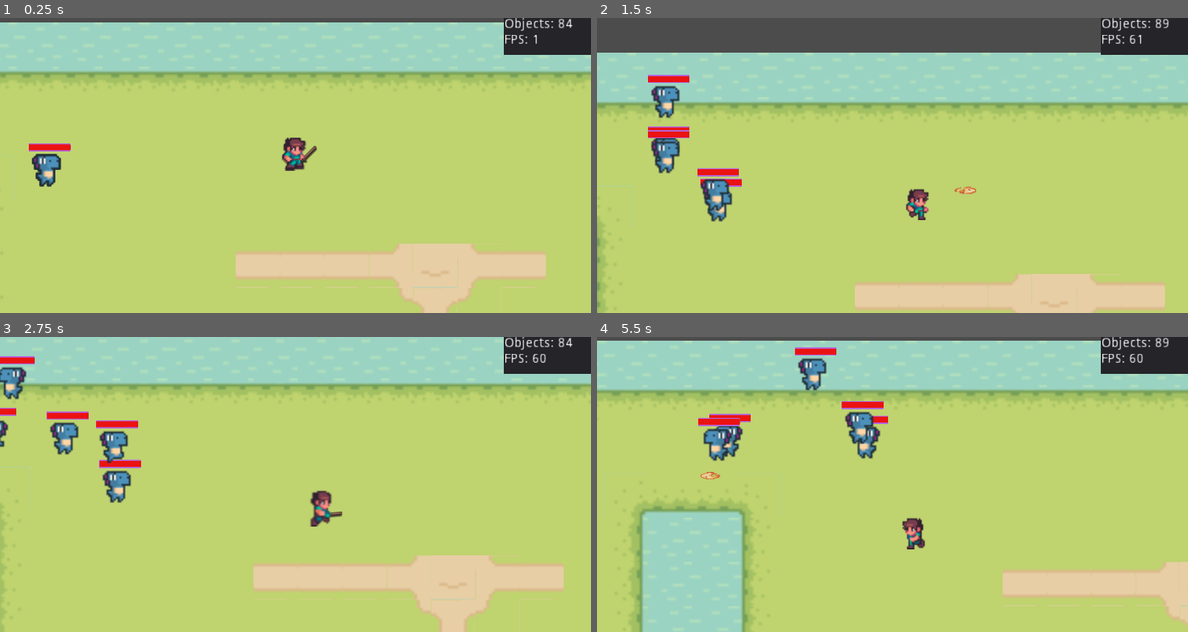
Above: before the commit, frames 1-4 (two rows, left to right).
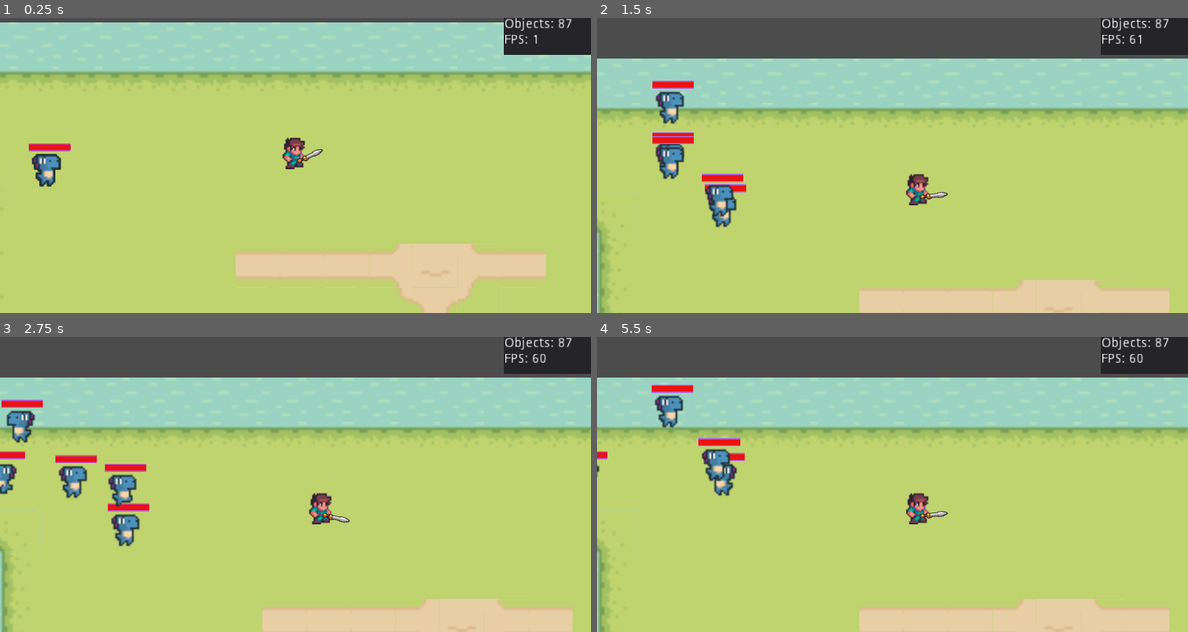
Above: after the commit, the same moments.

Repository: StoneAgeAdventure/StoneAgeAdventure
Game: Godot game, scene res://main/Main.tscn
The game is run twice, just before and just after one commit, with the same random seed, the same clock (stepped at 60 frames per second) and the same inputs.
Inputs (mouse positions are in pixels of both pictures, inside the frame that each line leads up to):
- Up to frame 1 (0.25 s): no input
- Up to frame 2 (1.5 s): move the mouse to (1022, 150) at 0.52 s; hold Right (move_right) 0.53-1.28 s; hold Space (attack) 0.53-1.28 s; tap H (shoot) at 0.8, 1.35 s; move the mouse to (774, 180) at 1.27 s; hold Down (move_down) from 1.28 s (still down)
- Up to frame 3 (2.75 s): tap Space (attack) at 1.55 s; move the mouse to (354, 419) at 2.02 s; release Down (move_down) at 2.03 s; hold Right (move_right) from 2.03 s (still down); hold Space (attack) from 2.03 s (still down); tap H (shoot) at 2.3 s
- Up to frame 4 (5.5 s): move the mouse to (862, 543) at 2.77 s; release Right (move_right) at 2.78 s; release Space (attack) at 2.78 s; hold Up (move_up) 2.78-3.53 s; click (862, 543) at 2.85 s; tap Space (attack) at 3.05, 4.35 s; move the mouse to (1069, 528) at 3.52 s; hold H (shoot) 3.53-4.28 s; hold Left (move_left) 3.53-5.03 s; move the mouse to (715, 440) at 4.27 s; move the mouse to (922, 484) at 5.02 s; hold Down (move_down) from 5.03 s (still down); hold H (shoot) from 5.03 s (still down)

The runs differ from the first frame. In frame 1, 0.2% of the frame differs, in the area x 47-97%, y 0-52%; in frame 2, 12%; in frame 3, 43%; in frame 4, 46%, in the area x 0-100%, y 0-100%.

Commit message:
add weapon om character

Diff:
--- a/characters/Player1/Player.gd
+++ b/characters/Player1/Player.gd
@@ -11,74 +11,78 @@
 var pressed: bool
 var shoot_time :float
 func _ready():
-	assert(sprite and animation_player)
-	set_speed(75.0)
-	pressed = false
+	#assert(sprite and animation_player)
+	#set_speed(75.0)
+	#pressed = false
+	animation_player.play("attack2")
 
-func _process(_delta):
-	if get_state() == State.ATTACK:
-		return
-	var shoot = Input.is_action_pressed("shoot")
-	pressed = false
-	if Input.is_action_pressed("move_left"):
-		sprite.flip_h = true
-		sprite2.flip_h = true
-		move(Vector2(-get_speed(), 0))
-		pressed = true
-	elif Input.is_action_pressed("move_right"):
-		sprite.flip_h = false
-		sprite2.flip_h = false
-		move(Vector2(get_speed(), 0))
-		pressed = true
-	if Input.is_action_pressed("move_up"):
-		move(Vector2(0, -get_speed()))
-		pressed = true
-	elif Input.is_action_pressed("move_down"):
-		move(Vector2(0, get_speed()))
-		pressed = true
-	if Input.is_action_pressed("attack") and get_state() != State.ATTACK:
-		set_state(State.ATTACK)
-		pressed = true
-	elif shoot and not shooting:
-			call_deferred("_shoot_bullet")
-	shooting = shoot
-	if not pressed:
-		set_state(State.IDLE)
 
-	match get_state():
-		State.IDLE:
-			animation_player.stop(true)
-			sprite.frame = 0
-		State.MOVE:
-			sprite.visible = true
-			sprite2.visible = false
-			if not animation_player.is_playing():
-				animation_player.play("move")
-		State.ATTACK:
-			sprite2.visible = true
-			sprite.visible = false
-			animation_player.play("attack")
-			timer.start()
+#func _process(_delta):
+#	if get_state() == State.ATTACK:
+#		return
+#	var shoot = Input.is_action_pressed("shoot")
+#	pressed = false
+#	if Input.is_action_pressed("move_left"):
+#		sprite.flip_h = true
+#		sprite2.flip_h = true
+#		move(Vector2(-get_speed(), 0))
+#		pressed = true
+#	elif Input.is_action_pressed("move_right"):
+#		sprite.flip_h = false
+#		sprite2.flip_h = false
+#		move(Vector2(get_speed(), 0))
+#		pressed = true
+#	if Input.is_action_pressed("move_up"):
+#		move(Vector2(0, -get_speed()))
+#		pressed = true
+#	elif Input.is_action_pressed("move_down"):
+#		move(Vector2(0, get_speed()))
+#		pressed = true
+#	if Input.is_action_pressed("attack") and get_state() != State.ATTACK:
+#		set_state(State.ATTACK)
+#		pressed = true
+#	elif shoot and not shooting:
+#			call_deferred("_shoot_bullet")
+#	shooting = shoot
+#	if not pressed:
+#		set_state(State.IDLE)
+#
+#	match get_state():
+#		State.IDLE:
+#			animation_player.stop(true)
+#			sprite.frame = 0
+#		State.MOVE:
+#			sprite.visible = true
+#			sprite2.visible = false
+#			if not animation_player.is_playing():
+#				animation_player.play("move")
+#		State.ATTACK:
+#			sprite2.visible = true
+#			sprite.visible = false
+#			animation_player.play("attack")
+#			timer.start()
+#
+#func _on_Timer_timeout():
+#	set_state(State.IDLE)
+#
+#func _on_Area2D_body_entered(body):#
+#	if body is Dino:
+#		print("hit by Dino")
+#
+#func _shoot_bullet():
+#	shoot_time = 0
+#	var bi = Bullet.instance()
+#	var ss
+#	if sprite.flip_h == true:
+#		(bi as Bullet).scale.x = -1
+#		ss = -1
+#	else:
+#		ss = 1
+#	bi.get_node("Sprite/AnimationPlayer").play("shoot")
+#	var pos = position + bullet_shoot.position * Vector2(ss, 1.0)
+#	bi.position = pos
+#	get_parent().add_child(bi)
+#	bi.linear_velocity = Vector2(200*ss,1)
+#	add_collision_exception_with(bi)
 
-func _on_Timer_timeout():
-	set_state(State.IDLE)
-
-func _on_Area2D_body_entered(body):#
-	if body is Dino:
-		print("hit by Dino")
-
-func _shoot_bullet():
-	shoot_time = 0
-	var bi = Bullet.instance()
-	var ss
-	if sprite.flip_h == true:
-		(bi as Bullet).scale.x = -1
-		ss = -1
-	else:
-		ss = 1
-	bi.get_node("Sprite/AnimationPlayer").play("shoot")
-	var pos = position + bullet_shoot.position * Vector2(ss, 1.0)
-	bi.position = pos
-	get_parent().add_child(bi)
-	bi.linear_velocity = Vector2(200*ss,1)
-	add_collision_exception_with(bi)
+#func set_weapon(weapon : int):
--- a/characters/Player1/Player1.tscn
+++ b/characters/Player1/Player1.tscn
@@ -1,8 +1,9 @@
-[gd_scene load_steps=9 format=2]
+[gd_scene load_steps=11 format=2]
 
 [ext_resource path="res://pictures/character/gabe-idle-run.png" type="Texture" id=1]
 [ext_resource path="res://characters/Player1/Player.gd" type="Script" id=2]
 [ext_resource path="res://pictures/character/player-attack4.0.png" type="Texture" id=3]
+[ext_resource path="res://weapon/Weapon.tscn" type="PackedScene" id=4]
 
 [sub_resource type="CapsuleShape2D" id=5]
 radius = 2.0
@@ -10,6 +11,7 @@
 
 [sub_resource type="Animation" id=1]
 length = 0.001
+loop = true
 tracks/0/type = "value"
 tracks/0/path = NodePath(".:frame")
 tracks/0/interp = 1
@@ -46,6 +48,18 @@
 "update": 0,
 "values": [ Vector2( 0, 0 ) ]
 }
+tracks/3/type = "value"
+tracks/3/path = NodePath("../Weapon:rotation_degrees")
+tracks/3/interp = 1
+tracks/3/loop_wrap = true
+tracks/3/imported = false
+tracks/3/enabled = true
+tracks/3/keys = {
+"times": PoolRealArray( 0 ),
+"transitions": PoolRealArray( 1 ),
+"update": 0,
+"values": [ 0.0 ]
+}
 
 [sub_resource type="Animation" id=4]
 resource_name = "attack"
@@ -61,6 +75,34 @@
 "transitions": PoolRealArray( 1, 1, 1, 1, 1, 1 ),
 "update": 1,
 "values": [ 0, 0, 1, 2, 4, 0 ]
+}
+
+[sub_resource type="Animation" id=7]
+resource_name = "attack2"
+loop = true
+tracks/0/type = "value"
+tracks/0/path = NodePath(".:frame")
+tracks/0/interp = 1
+tracks/0/loop_wrap = true
+tracks/0/imported = false
+tracks/0/enabled = true
+tracks/0/keys = {
+"times": PoolRealArray( 0, 0.3, 0.4, 0.5, 0.6 ),
+"transitions": PoolRealArray( 1, 1, 1, 1, 1 ),
+"update": 1,
+"values": [ 0, 0, 0, 0, 0 ]
+}
+tracks/1/type = "value"
+tracks/1/path = NodePath("../Weapon:rotation_degrees")
+tracks/1/interp = 1
+tracks/1/loop_wrap = true
+tracks/1/imported = false
+tracks/1/enabled = true
+tracks/1/keys = {
+"times": PoolRealArray( 0, 0.9 ),
+"transitions": PoolRealArray( 1, 1 ),
+"update": 0,
+"values": [ 0.0, 70.0 ]
 }
 
 [sub_resource type="Animation" id=2]
@@ -94,6 +136,7 @@
 shape = SubResource( 5 )
 
 [node name="Sprite2" type="Sprite" parent="."]
+visible = false
 position = Vector2( 14, 11 )
 scale = Vector2( 0.42, 0.42 )
 texture = ExtResource( 3 )
@@ -102,7 +145,7 @@
 [node name="Sprite" type="Sprite" parent="."]
 position = Vector2( 11, 10 )
 scale = Vector2( 0.8, 0.8 )
-z_index = 4000
+z_index = 1
 texture = ExtResource( 1 )
 hframes = 7
 __meta__ = {
@@ -112,6 +155,7 @@
 [node name="AnimationPlayer" type="AnimationPlayer" parent="Sprite"]
 anims/RESET = SubResource( 1 )
 anims/attack = SubResource( 4 )
+anims/attack2 = SubResource( 7 )
 anims/move = SubResource( 2 )
 
 [node name="Timer" type="Timer" parent="."]
@@ -126,5 +170,10 @@
 [node name="BulletShoot" type="Position2D" parent="."]
 position = Vector2( 17, 12 )
 
+[node name="Weapon" parent="." instance=ExtResource( 4 )]
+position = Vector2( 15, 14 )
+z_index = 2
+weapon_num = 4
+
 [connection signal="timeout" from="Timer" to="." method="_on_Timer_timeout"]
 [connection signal="body_entered" from="Area2D" to="." method="_on_Area2D_body_entered"]
--- a/class/character.gd
+++ b/class/character.gd
@@ -3,11 +3,14 @@
 class_name Character
 
 enum State {IDLE, MOVE, ATTACK, DAMAGED, DEATH}
+enum Weapon {BARE_HAND,KNIFE,SWORD1,SWORD2}
 onready var _hp := 100
 onready var _sp := 100
 onready var _attack_point := 10
 onready var _speed := 200.0
 onready var _state = State.IDLE
+onready var _weapon := []
+onready var _present_weapon = Weapon.BARE_HAND
 
 func get_health() -> int:
 	return _hp
@@ -59,3 +62,9 @@
 
 func death():
 	_state = State.DEATH
+
+func add_weapon(weapon : int):
+	_weapon.append(weapon)
+
+func set_weapon(weapon : int):
+	_present_weapon = weapon
--- /dev/null
+++ b/weapon/Weapon.gd
@@ -0,0 +1,8 @@
+extends Node2D
+export var weapon_num :int
+onready var _accessary = $Node2D/TileMap
+func _ready():
+	set_weapon(weapon_num)
+
+func set_weapon(weapon: int):
+	(_accessary as TileMap).set_cellv(Vector2(1,1),weapon)
--- /dev/null
+++ b/weapon/Weapon.tscn
@@ -0,0 +1,215 @@
+[gd_scene load_steps=4 format=2]
+
+[ext_resource path="res://weapon/Weapon.gd" type="Script" id=2]
+[ext_resource path="res://pictures/accessory/#1 - Transparent Icons.png" type="Texture" id=3]
+
+[sub_resource type="TileSet" id=1]
+0/name = "#1 - Transparent Icons.png 0"
+0/texture = ExtResource( 3 )
+0/tex_offset = Vector2( 0, 0 )
+0/modulate = Color( 1, 1, 1, 1 )
+0/region = Rect2( 0, 160, 32, 32 )
+0/tile_mode = 0
+0/occluder_offset = Vector2( 0, 0 )
+0/navigation_offset = Vector2( 0, 0 )
+0/shape_offset = Vector2( 0, 0 )
+0/shape_transform = Transform2D( 1, 0, 0, 1, 0, 0 )
+0/shape_one_way = false
+0/shape_one_way_margin = 0.0
+0/shapes = [  ]
+0/z_index = 0
+1/name = "#1 - Transparent Icons.png 1"
+1/texture = ExtResource( 3 )
+1/tex_offset = Vector2( 0, 0 )
+1/modulate = Color( 1, 1, 1, 1 )
+1/region = Rect2( 32, 160, 32, 32 )
+1/tile_mode = 0
+1/occluder_offset = Vector2( 0, 0 )
+1/navigation_offset = Vector2( 0, 0 )
+1/shape_offset = Vector2( 0, 0 )
+1/shape_transform = Transform2D( 1, 0, 0, 1, 0, 0 )
+1/shape_one_way = false
+1/shape_one_way_margin = 0.0
+1/shapes = [  ]
+1/z_index = 0
+2/name = "#1 - Transparent Icons.png 2"
+2/texture = ExtResource( 3 )
+2/tex_offset = Vector2( 0, 0 )
+2/modulate = Color( 1, 1, 1, 1 )
+2/region = Rect2( 64, 160, 32, 32 )
+2/tile_mode = 0
+2/occluder_offset = Vector2( 0, 0 )
+2/navigation_offset = Vector2( 0, 0 )
+2/shape_offset = Vector2( 0, 0 )
+2/shape_transform = Transform2D( 1, 0, 0, 1, 0, 0 )
+2/shape_one_way = false
+2/shape_one_way_margin = 0.0
+2/shapes = [  ]
+2/z_index = 0
+3/name = "#1 - Transparent Icons.png 3"
+3/texture = ExtResource( 3 )
+3/tex_offset = Vector2( 0, 0 )
+3/modulate = Color( 1, 1, 1, 1 )
+3/region = Rect2( 96, 160, 32, 32 )
+3/tile_mode = 0
+3/occluder_offset = Vector2( 0, 0 )
+3/navigation_offset = Vector2( 0, 0 )
+3/shape_offset = Vector2( 0, 0 )
+3/shape_transform = Transform2D( 1, 0, 0, 1, 0, 0 )
+3/shape_one_way = false
+3/shape_one_way_margin = 0.0
+3/shapes = [  ]
+3/z_index = 0
+4/name = "#1 - Transparent Icons.png 4"
+4/texture = ExtResource( 3 )
+4/tex_offset = Vector2( 0, 0 )
+4/modulate = Color( 1, 1, 1, 1 )
+4/region = Rect2( 128, 160, 32, 32 )
+4/tile_mode = 0
+4/occluder_offset = Vector2( 0, 0 )
+4/navigation_offset = Vector2( 0, 0 )
+4/shape_offset = Vector2( 0, 0 )
+4/shape_transform = Transform2D( 1, 0, 0, 1, 0, 0 )
+4/shape_one_way = false
+4/shape_one_way_margin = 0.0
+4/shapes = [  ]
+4/z_index = 0
+5/name = "#1 - Transparent Icons.png 5"
+5/texture = ExtResource( 3 )
+5/tex_offset = Vector2( 0, 0 )
+5/modulate = Color( 1, 1, 1, 1 )
+5/region = Rect2( 160, 160, 32, 32 )
+5/tile_mode = 0
+5/occluder_offset = Vector2( 0, 0 )
+5/navigation_offset = Vector2( 0, 0 )
+5/shape_offset = Vector2( 0, 0 )
+5/shape_transform = Transform2D( 1, 0, 0, 1, 0, 0 )
+5/shape_one_way = false
+5/shape_one_way_margin = 0.0
+5/shapes = [  ]
+5/z_index = 0
+6/name = "#1 - Transparent Icons.png 6"
+6/texture = ExtResource( 3 )
+6/tex_offset = Vector2( 0, 0 )
+6/modulate = Color( 1, 1, 1, 1 )
+6/region = Rect2( 192, 160, 32, 32 )
+6/tile_mode = 0
+6/occluder_offset = Vector2( 0, 0 )
+6/navigation_offset = Vector2( 0, 0 )
+6/shape_offset = Vector2( 0, 0 )
+6/shape_transform = Transform2D( 1, 0, 0, 1, 0, 0 )
+6/shape_one_way = false
+6/shape_one_way_margin = 0.0
+6/shapes = [  ]
+6/z_index = 0
+7/name = "#1 - Transparent Icons.png 7"
+7/texture = ExtResource( 3 )
+7/tex_offset = Vector2( 0, 0 )
+7/modulate = Color( 1, 1, 1, 1 )
+7/region = Rect2( 224, 160, 32, 32 )
+7/tile_mode = 0
+7/occluder_offset = Vector2( 0, 0 )
+7/navigation_offset = Vector2( 0, 0 )
+7/shape_offset = Vector2( 0, 0 )
+7/shape_transform = Transform2D( 1, 0, 0, 1, 0, 0 )
+7/shape_one_way = false
+7/shape_one_way_margin = 0.0
+7/shapes = [  ]
+7/z_index = 0
+8/name = "#1 - Transparent Icons.png 8"
+8/texture = ExtResource( 3 )
+8/tex_offset = Vector2( 0, 0 )
+8/modulate = Color( 1, 1, 1, 1 )
+8/region = Rect2( 256, 160, 32, 32 )
+8/tile_mode = 0
+8/occluder_offset = Vector2( 0, 0 )
+8/navigation_offset = Vector2( 0, 0 )
+8/shape_offset = Vector2( 0, 0 )
+8/shape_transform = Transform2D( 1, 0, 0, 1, 0, 0 )
+8/shape_one_way = false
+8/shape_one_way_margin = 0.0
+8/shapes = [  ]
+8/z_index = 0
+9/name = "#1 - Transparent Icons.png 9"
+9/texture = ExtResource( 3 )
+9/tex_offset = Vector2( 0, 0 )
+9/modulate = Color( 1, 1, 1, 1 )
+9/region = Rect2( 288, 160, 32, 32 )
+9/tile_mode = 0
+9/occluder_offset = Vector2( 0, 0 )
+9/navigation_offset = Vector2( 0, 0 )
+9/shape_offset = Vector2( 0, 0 )
+9/shape_transform = Transform2D( 1, 0, 0, 1, 0, 0 )
+9/shape_one_way = false
+9/shape_one_way_margin = 0.0
+9/shapes = [  ]
+9/z_index = 0
+10/name = "#1 - Transparent Icons.png 10"
+10/texture = ExtResource( 3 )
+10/tex_offset = Vector2( 0, 0 )
+10/modulate = Color( 1, 1, 1, 1 )
+10/region = Rect2( 320, 160, 32, 32 )
+10/tile_mode = 0
+10/occluder_offset = Vector2( 0, 0 )
+10/navigation_offset = Vector2( 0, 0 )
+10/shape_offset = Vector2( 0, 0 )
+10/shape_transform = Transform2D( 1, 0, 0, 1, 0, 0 )
+10/shape_one_way = false
+10/shape_one_way_margin = 0.0
+10/shapes = [  ]
+10/z_index = 0
+11/name = "#1 - Transparent Icons.png 11"
+11/texture = ExtResource( 3 )
+11/tex_offset = Vector2( 0, 0 )
+11/modulate = Color( 1, 1, 1, 1 )
+11/region = Rect2( 352, 160, 32, 32 )
+11/tile_mode = 0
+11/occluder_offset = Vector2( 0, 0 )
+11/navigation_offset = Vector2( 0, 0 )
+11/shape_offset = Vector2( 0, 0 )
+11/shape_transform = Transform2D( 1, 0, 0, 1, 0, 0 )
+11/shape_one_way = false
+11/shape_one_way_margin = 0.0
+11/shapes = [  ]
+11/z_index = 0
+12/name = "#1 - Transparent Icons.png 12"
+12/texture = ExtResource( 3 )
+12/tex_offset = Vector2( 0, 0 )
+12/modulate = Color( 1, 1, 1, 1 )
+12/region = Rect2( 384, 160, 32, 32 )
+12/tile_mode = 0
+12/occluder_offset = Vector2( 0, 0 )
+12/navigation_offset = Vector2( 0, 0 )
+12/shape_offset = Vector2( 0, 0 )
+12/shape_transform = Transform2D( 1, 0, 0, 1, 0, 0 )
+12/shape_one_way = false
+12/shape_one_way_margin = 0.0
+12/shapes = [  ]
+12/z_index = 0
+13/name = "#1 - Transparent Icons.png 13"
+13/texture = ExtResource( 3 )
+13/tex_offset = Vector2( 0, 0 )
+13/modulate = Color( 1, 1, 1, 1 )
+13/region = Rect2( 416, 160, 32, 32 )
+13/tile_mode = 0
+13/occluder_offset = Vector2( 0, 0 )
+13/navigation_offset = Vector2( 0, 0 )
+13/shape_offset = Vector2( 0, 0 )
+13/shape_transform = Transform2D( 1, 0, 0, 1, 0, 0 )
+13/shape_one_way = false
+13/shape_one_way_margin = 0.0
+13/shapes = [  ]
+13/z_index = 0
+
+[node name="Weapon" type="Node2D"]
+scale = Vector2( 0.45, 0.45 )
+script = ExtResource( 2 )
+
+[node name="Node2D" type="Node2D" parent="."]
+position = Vector2( -38, -55 )
+
+[node name="TileMap" type="TileMap" parent="Node2D"]
+position = Vector2( 0, 3.8147e-06 )
+tile_set = SubResource( 1 )
+cell_size = Vector2( 32, 32 )
+format = 1
Empty file added: Node2D.gd
Binary file added: pictures/shop/#1 - Transparent Icons.png
Not shown, added: pictures/shop/#1 - Transparent Icons.png.import
